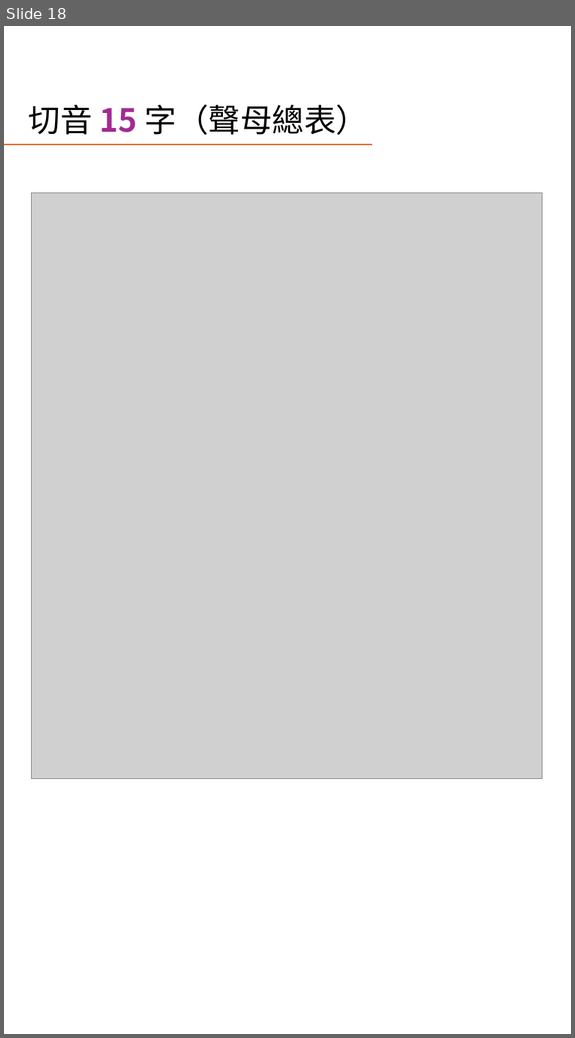
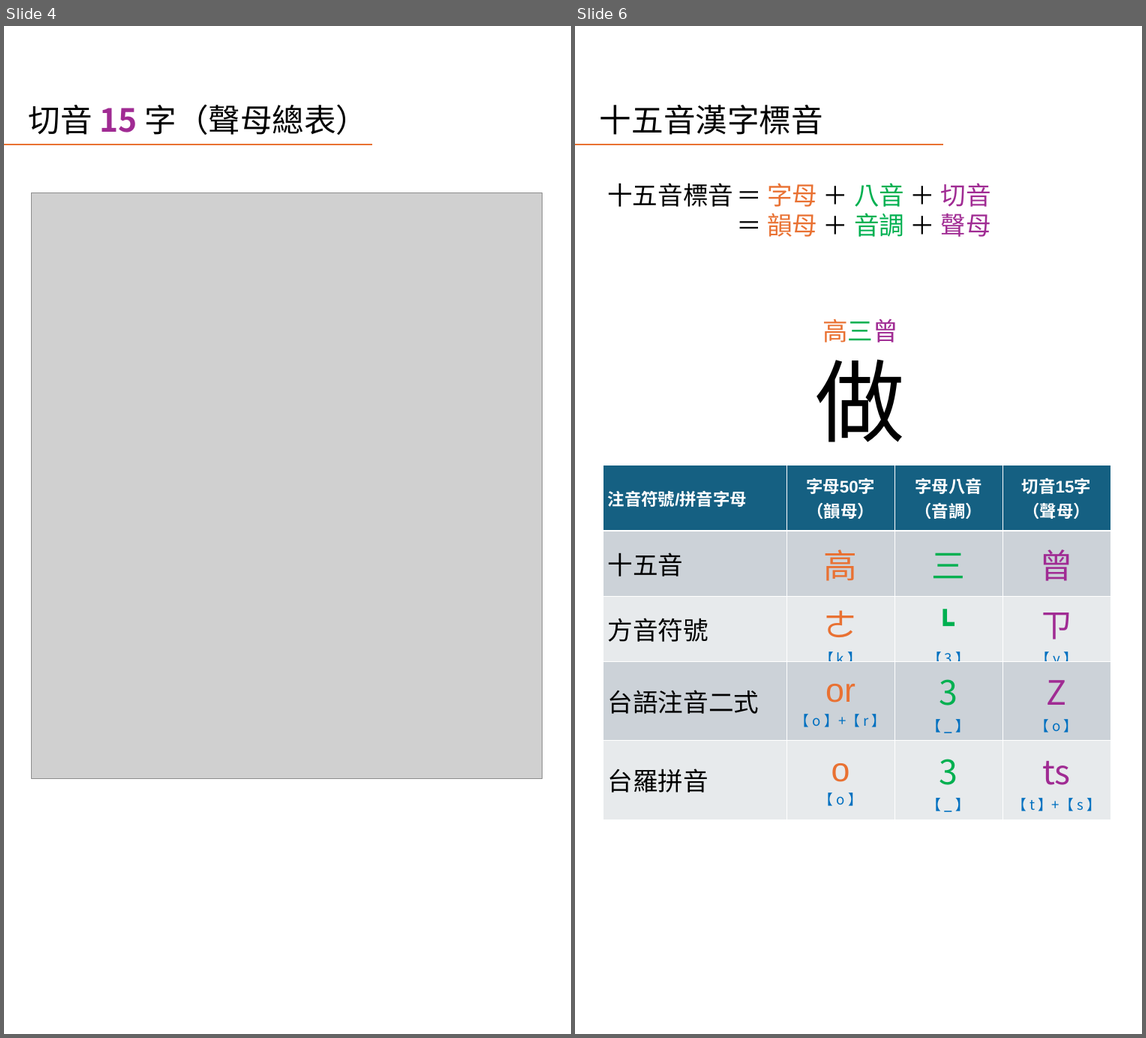
Before and after one commit to AlanJui/rime-tlpa, a slide deck: docs/guide/十五音輸入法簡介.pptx. Shown side by side, each under a label of ours: slide 18 before the commit, slides 4 and 6 after it; the slides between them are not shown. The pictures are 575x1038 and 1146x1038 pixels, drawn with LibreOffice and Linux fonts; fonts in the diff are those of the drawing; grey boxes stand for pictures. Boxes give left, top, right and bottom in pixels: in the first picture for what was removed or moved away, otherwise in the second. Text is boxed around its words. In the diff, an @@ line names an element or a change of style, - is before the commit and + after.

Commit message:
十五音輸入法簡介 v0.0.2

```diff
--- a/docs/guide/十五音輸入法簡介.pptx
+++ b/docs/guide/十五音輸入法簡介.pptx
@@ slide 6 added at <box>575,26,1142,1034</box>, background #FFFFFF; not listed: 1 template element that a slide beside it also shows @@
@@ title added at <box>600,105,823,135</box>, 45.6 pt, text #000000 @@
+十五音漢字標音
@@ text added at <box>607,183,991,237</box>, 36 pt, text #000000 @@
+十五音標音 ＝ 字母 ＋ 八音 ＋ 切音
+＝ 韻母 ＋ 音調 ＋ 聲母
@@ text added at <box>823,318,898,342</box>, 36 pt, text #E97132 @@
+高三曾
@@ text added at <box>816,359,905,442</box>, 128 pt, text #000000 @@
+做
@@ table added at <box>603,466,1111,814</box>, 5 rows, 4 columns @@
+注音符號/拼音字母 | 字母50字 （韻母） | 字母八音 （音調） | 切音15字 （聲母）
+十五音 | 高 | 三 | 曾
+方音符號 | ㄜ / 【 k 】 | ˪ 【 3 】 | ㄗ 【 y 】
+台語注音二式 | or 【 o 】+【 r 】 | 3 【 _ 】 | Z 【 o 】
+台羅拼音 | o 【 o 】 | 3 【 _ 】 | ts 【 t 】+【 s 】
@@ what was slide 18 is now slide 4 @@
```
Also in this commit, not shown: 3 slides changed, 5 other slides added.
